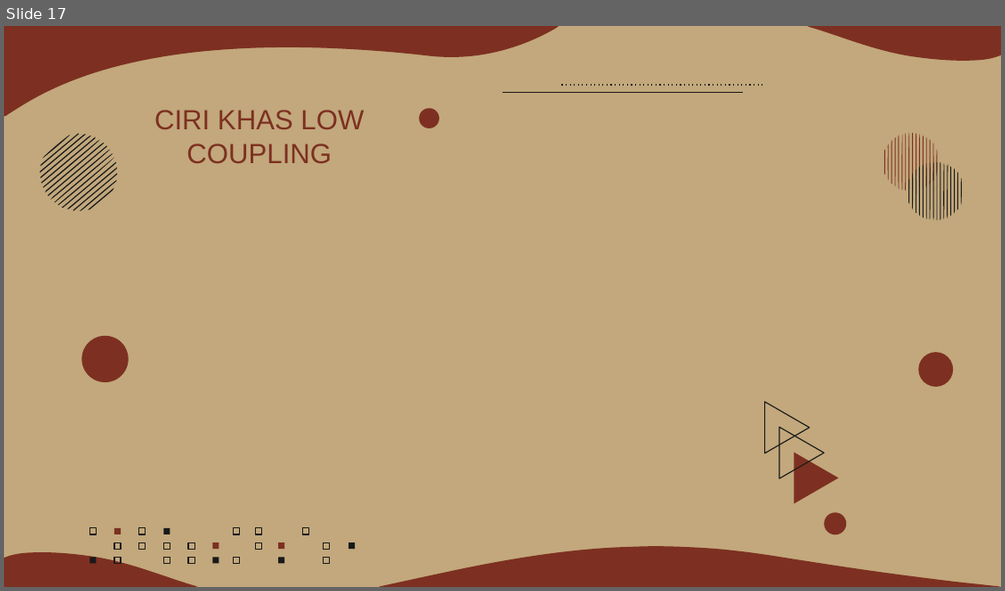
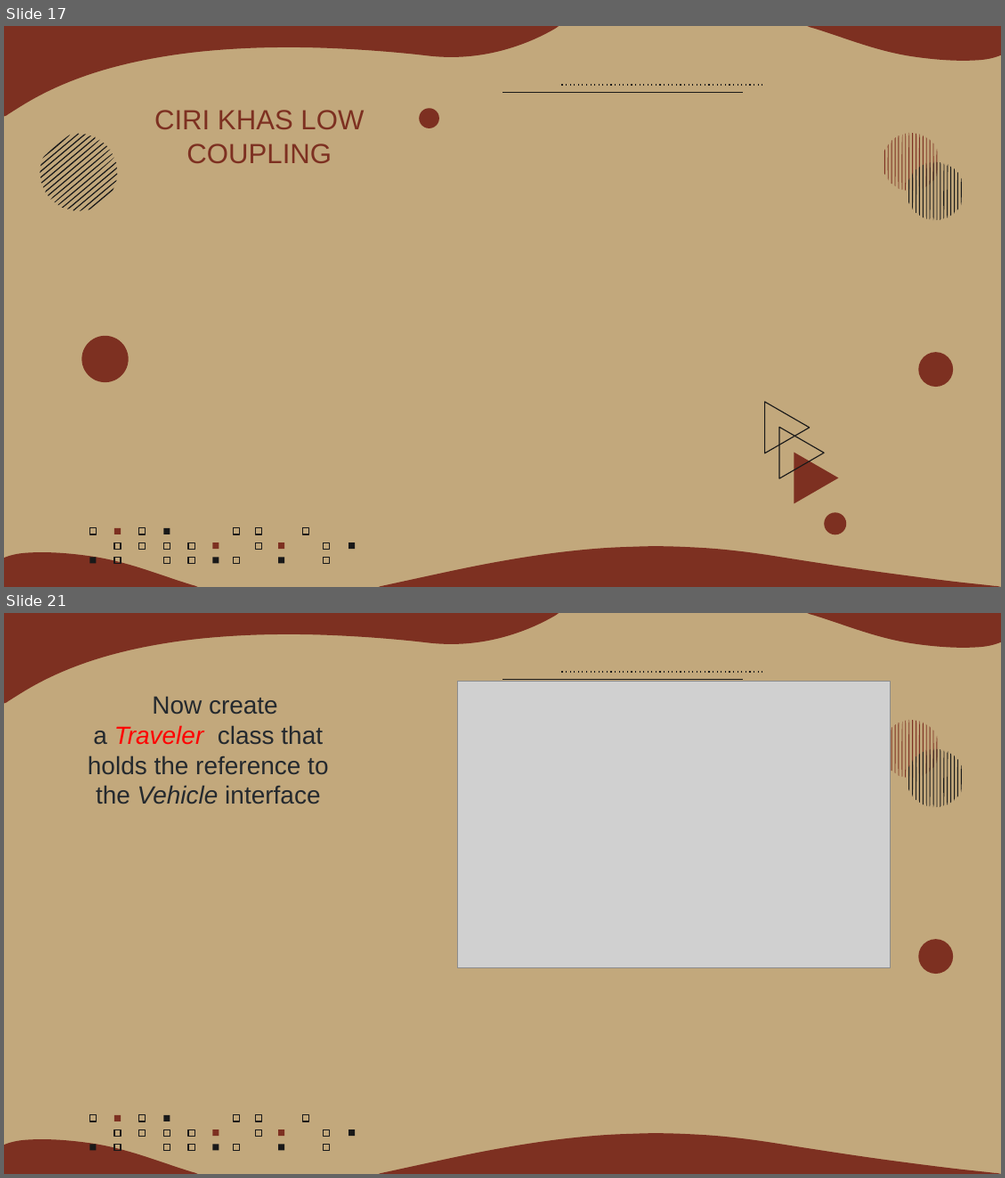
Before and after one commit to albetmatthew/solid_grasp, a slide deck: Kelompok6_OpenClosePrinciple_LowCoupling.pptx. Shown one above the other, each under a label of ours: slide 17 before the commit, slides 17 and 21 after it; the slides between them are not shown. The pictures are 1005x591 and 1005x1178 pixels, drawn with LibreOffice and Linux fonts; fonts in the diff are those of the drawing; grey boxes stand for pictures. Boxes give left, top, right and bottom in pixels: in the first picture for what was removed or moved away, otherwise in the second. Text is boxed around its words. In the diff, an @@ line names an element or a change of style, - is before the commit and + after.

```diff
--- a/Kelompok6_OpenClosePrinciple_LowCoupling.pptx
+++ b/Kelompok6_OpenClosePrinciple_LowCoupling.pptx
@@ slide 21 added at (4,613,1001,1174), background #C2A87C; not listed: 63 template elements that a slide beside it also shows @@
@@ picture added at (458,682,890,968) @@
@@ text added at (88,696,328,804), 18 pt, text #24292E @@
+Now create a Traveler class that holds the reference to the Vehicle interface
```
Also in this commit, not shown: 1 slide changed, 3 other slides added.
